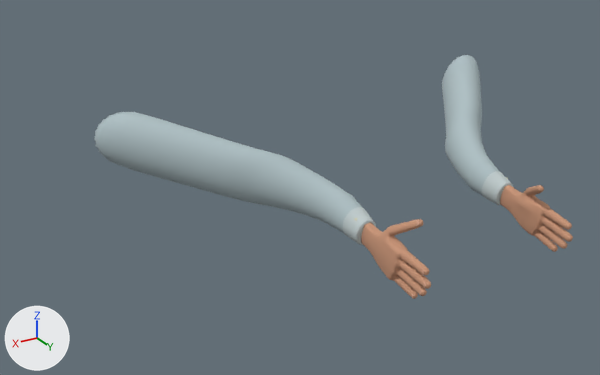
An edit to the Blender file blender/rig_slice/player_arms.blend, drawn before and after from the same camera.
Before and after are seen from a camera (50 mm lens) standing at (1.518, 2.063, 0.87) and looking at (0.284, 0.007, -0.158). The axes (+X, +Y, +Z) are drawn at lower left. The lights are the same throughout. The picture after the commit comes second.

Objects in the first picture: 'Palm and fingers.L', 'Palm and fingers.R', 'Shirt.L', 'Shirt.R', 'Stitched barrel cuff.L', 'Stitched barrel cuff.R'.
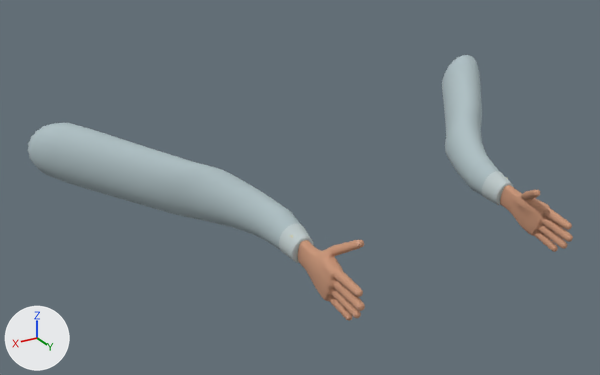
The newer file is also turned or shifted as a whole; pictures and numbers use the older file's frame.

Boxes [x1, y1, x2, y2] around the edits, measured in the pictures (600 x 375 px):
```json
{"object": "Shirt.R", "change": "moved", "before": [94, 112, 363, 233], "after": [27, 123, 300, 250]}
{"object": "Palm and fingers.R", "change": "reshaped", "before": [361, 219, 431, 299], "after": [298, 240, 365, 321]}
{"object": "Stitched barrel cuff.R", "change": "moved", "before": [343, 207, 376, 245], "after": [279, 223, 313, 263]}
```

Scene script edits in JSON lines:
```json
{"block": "me_palm_and_fingers_r", "where": "# used by ob_palm_and_fingers_r; location = (0.265, 0.385, -0.188); rotation_euler = (0.0, 1.762, 1.571), in degrees (0, 101, 90); scale = (1.2, 1.2, 1.2)"}
{"op": "remove", "block": "me_palm_and_fingers_r", "code": "me_palm_and_fingers_r.from_pydata(...)  # 10682 vertices, 10680 faces; spans x -0.113..0.047, y -0.021..0.045, z -0.047..0.198"}
{"op": "add", "block": "me_palm_and_fingers_r", "code": "me_palm_and_fingers_r.from_pydata(...)  # 10682 vertices, 10680 faces; spans x -0.107..0.047, y -0.196..-0.117, z -0.047..0.198"}
{"block": "me_palm_and_fingers_r", "change": "me_palm_and_fingers_r part 1: 10682 of 10682 vertices moved; they spanned x -0.113..0.047, y -0.021..0.045, z -0.047..0.198 and now span x -0.107..0.047, y -0.196..-0.117, z -0.047..0.198; mean shift (0.001, -0.173, 0.001)"}
{"op": "set", "path": "ob_shirt_r.location", "old": "(0.265, 0.385, -0.188)", "new": "(0.475, 0.385, -0.188)"}
{"op": "set", "path": "ob_stitched_barrel_cuff_r.location", "old": "(0.265, 0.385, -0.188)", "new": "(0.475, 0.385, -0.188)"}
```
